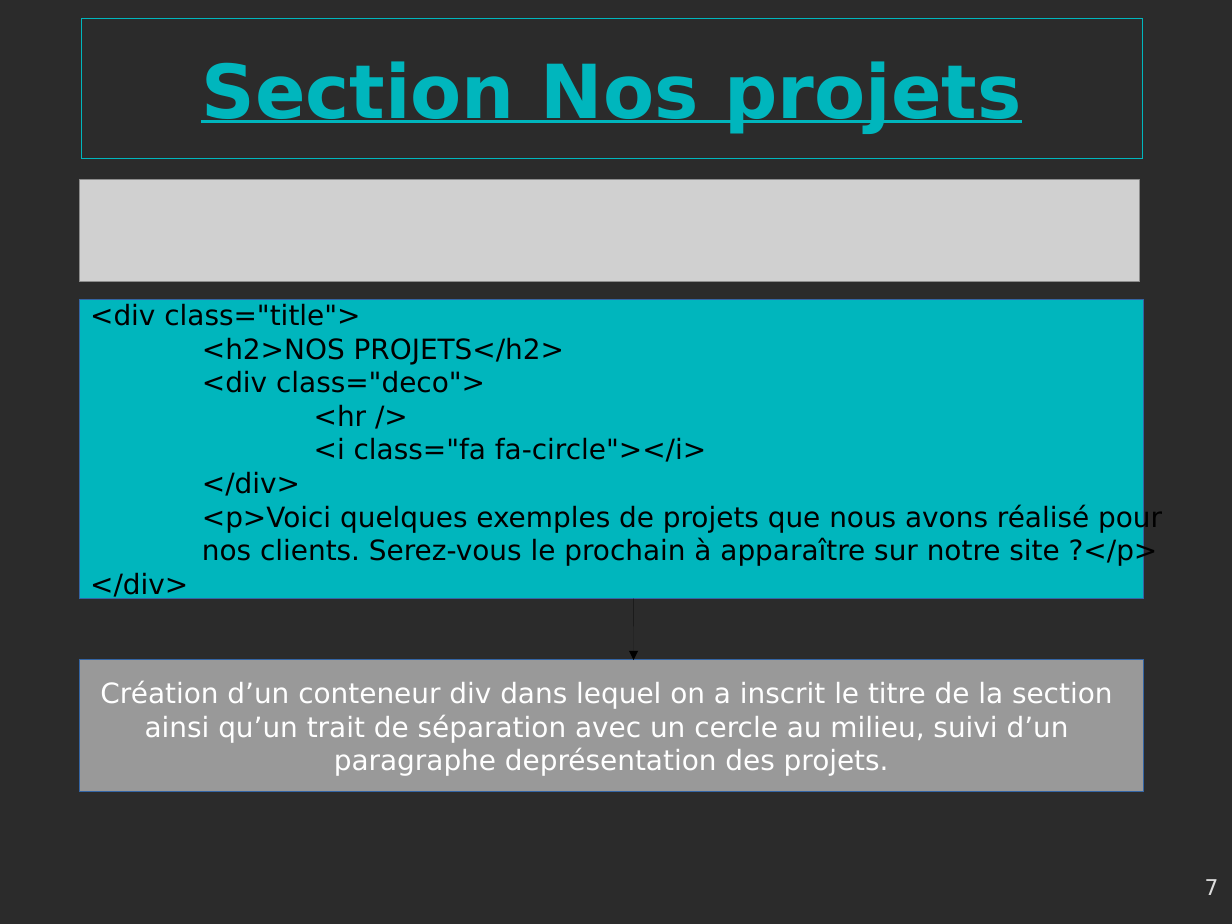
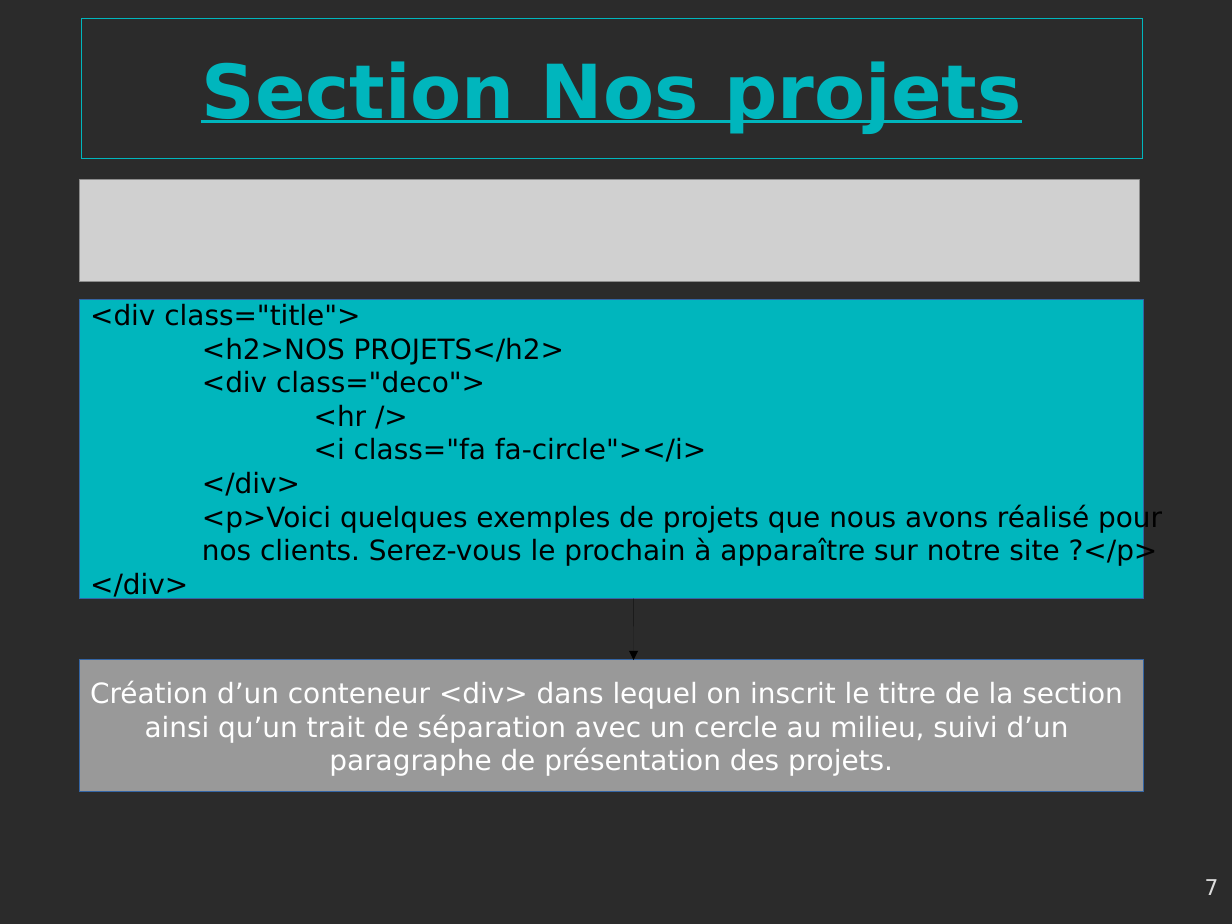
Before and after one commit to gambit13009/webagency, a slide deck: slide 7 of Webagency-presentation.odp. Drawn at 1232x924 pixels with LibreOffice and Linux fonts; fonts in the diff are those of the drawing; grey boxes stand for pictures; background and template pictures are left out; a plain dark background stands for a picture behind light text. Boxes give left, top, right and bottom in pixels: in the first picture for what was removed or moved away, otherwise in the second. Text is boxed around its words. In the diff, an @@ line names an element or a change of style, - is before the commit and + after.

```diff
--- a/Webagency-presentation.odp
+++ b/Webagency-presentation.odp
@@ text in rectangle at (90,681,1123,709): text changed @@
-Création d’un conteneur div dans lequel on a inscrit le titre de la section
+Création d’un conteneur <div> dans lequel on inscrit le titre de la section
@@ text in rectangle at (329,748,893,776): spaces changed @@
-paragraphe deprésentation des projets.
+paragraphe de présentation des projets.
```
Also in this commit, not shown: 8 other slides changed, 3 other files.
